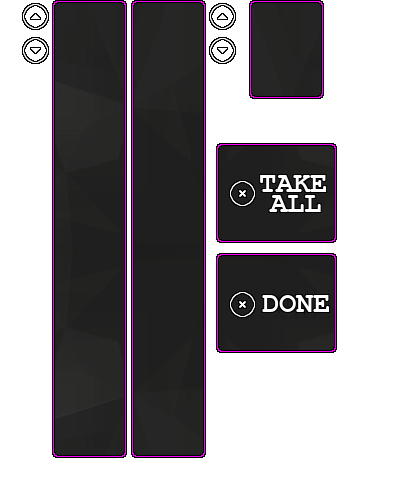
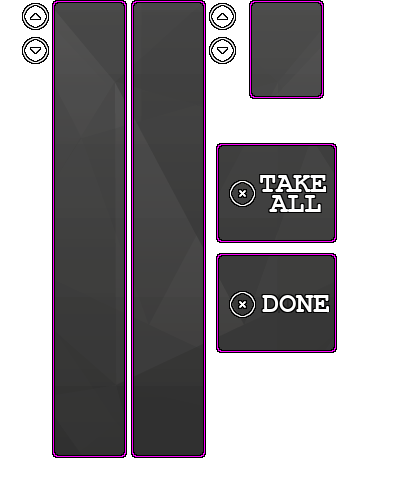
Layer changes from the first (417, 500) image to the second:
painted on "Layer #4" over [left=262, top=290, right=331, bottom=318]
renamed "graphite_pattern_K.png" to "graphite_pattern.png copy #1", painted on it over [left=55, top=3, right=334, bottom=455]